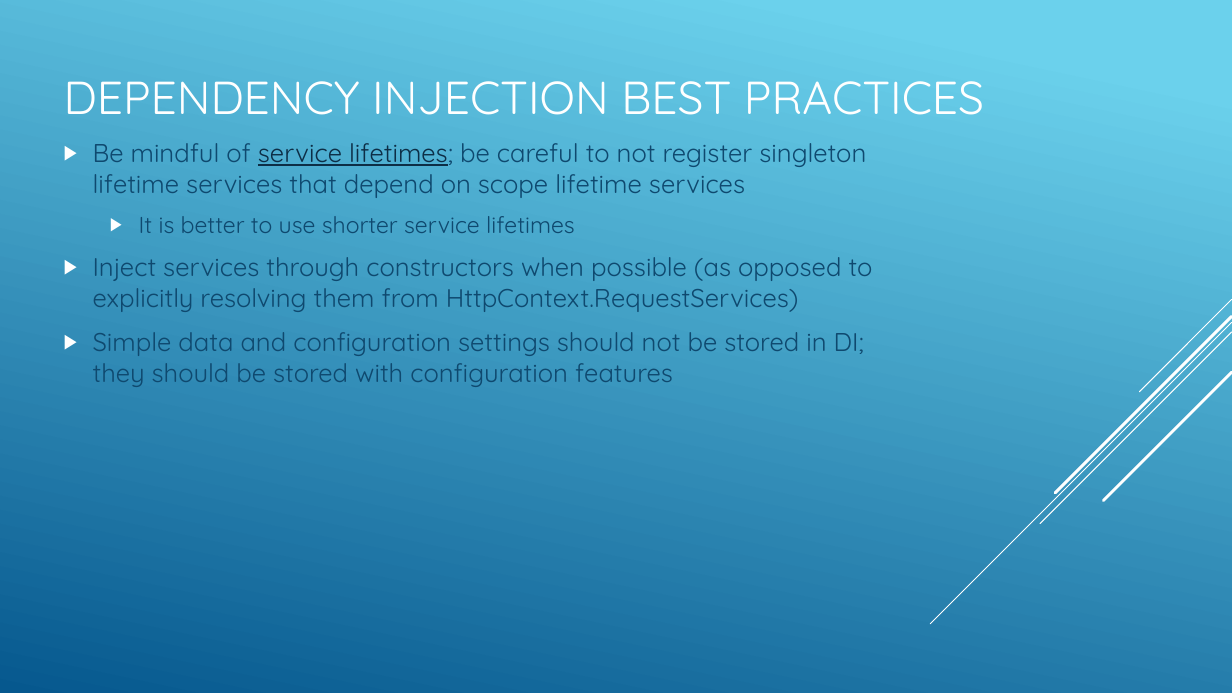
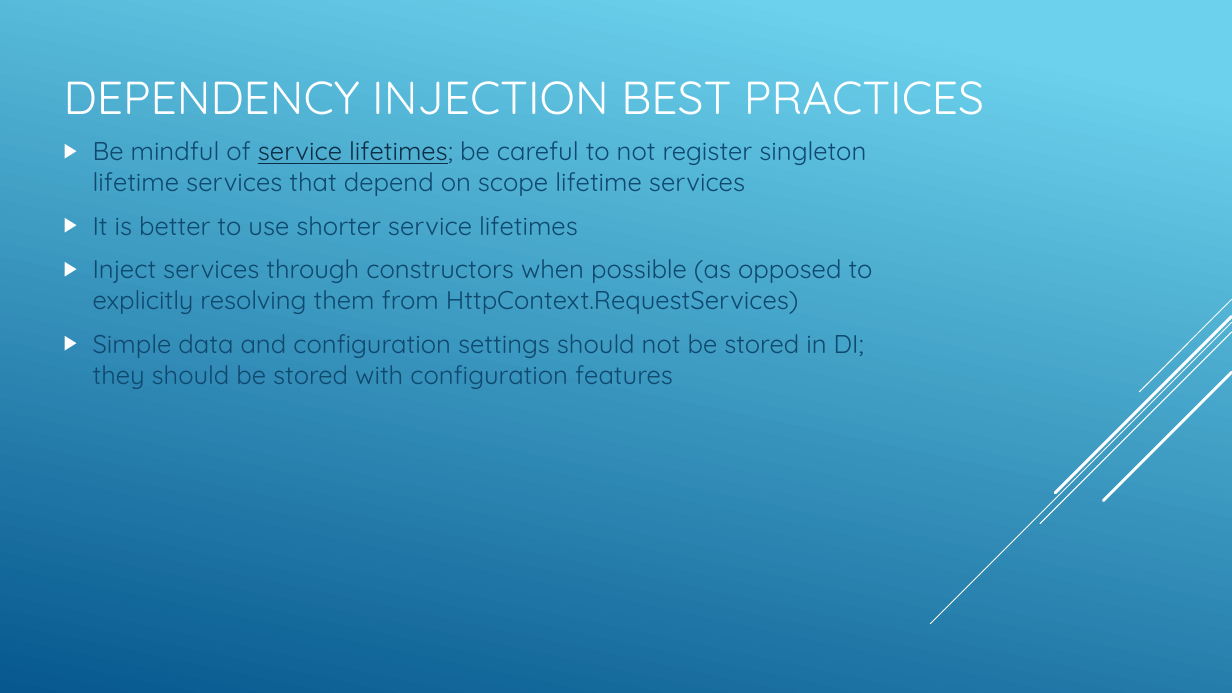
Before and after one commit to mjrousos/aspnetcore-workshop, a slide deck: slide 3 of Slides/DependencyInjection.pptx. Drawn at 1232x693 pixels with LibreOffice and Linux fonts; fonts in the diff are those of the drawing. Boxes give left, top, right and bottom in pixels: in the first picture for what was removed or moved away, otherwise in the second. Text is boxed around its words. In the diff, an @@ line names an element or a change of style, - is before the commit and + after.

Commit message:
Updating the dependency injection slides

```diff
--- a/Slides/DependencyInjection.pptx
+++ b/Slides/DependencyInjection.pptx
@@ text at [93, 216, 578, 235]: size 18 to 20 pt in "It is better to use shorter service ..."; list level 2 to 1 in "It is better to use ..." @@
```
Also in this commit, not shown: 1 other slide changed.
